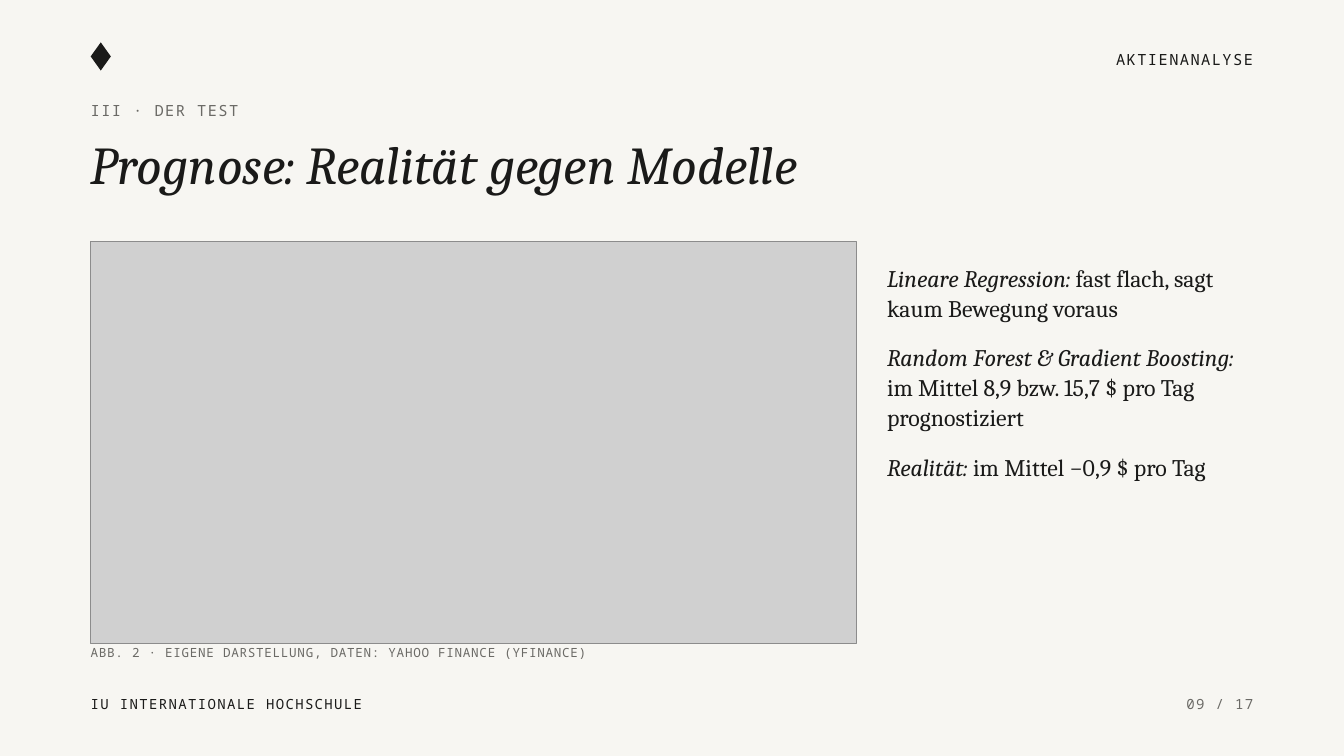
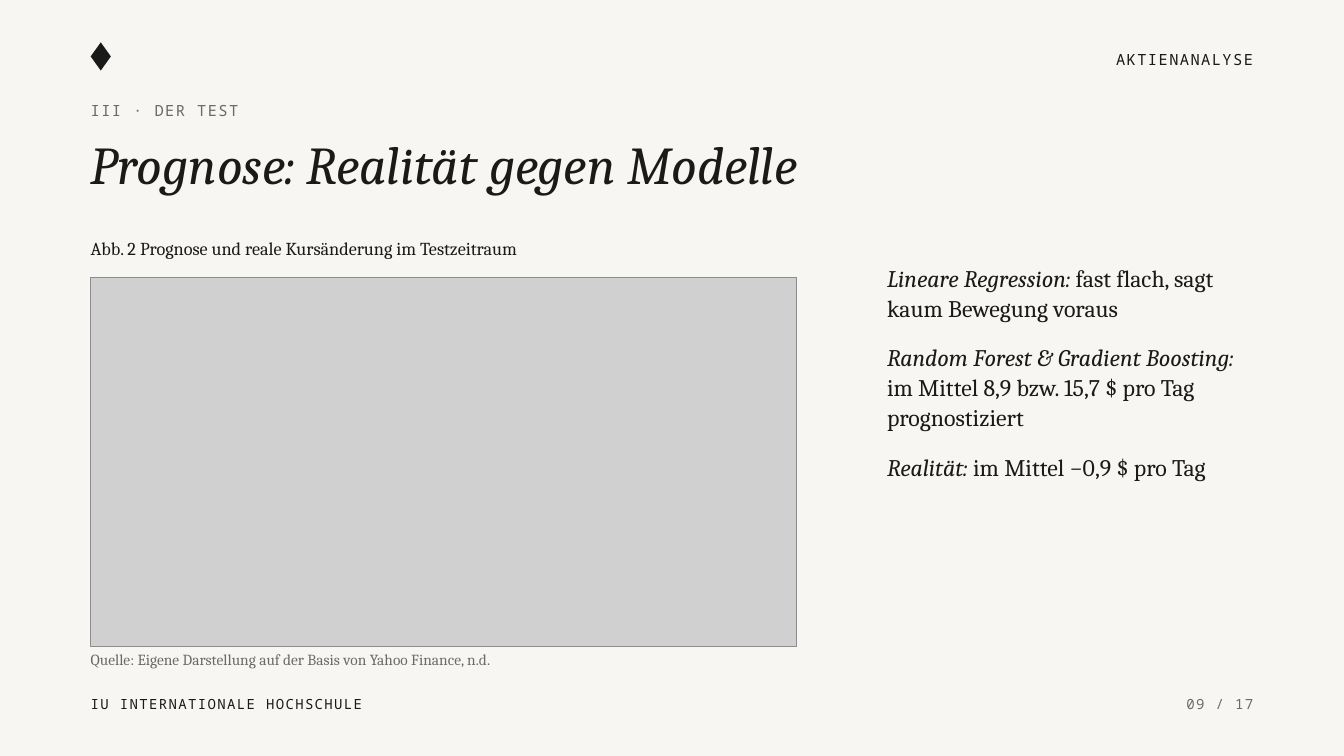
Before and after one commit to KonstantinosLamprou/stockanalysis, a slide deck: slide 9 of presentation/Aktienanalyse_Praesentation.pptx. Drawn at 1344x756 pixels with LibreOffice and Linux fonts; fonts in the diff are those of the drawing; grey boxes stand for pictures. Boxes give left, top, right and bottom in pixels: in the first picture for what was removed or moved away, otherwise in the second. Text is boxed around its words. In the diff, an @@ line names an element or a change of style, - is before the commit and + after.

```diff
--- a/presentation/Aktienanalyse_Praesentation.pptx
+++ b/presentation/Aktienanalyse_Praesentation.pptx
@@ text added at [91,242,517,259], 13 pt, text #1A1A19 @@
+Abb. 2 Prognose und reale Kursänderung im Testzeitraum
@@ picture: place and size @@
-picture at [91,242,857,643]
+picture at [91,277,797,647]
@@ text at [91,654,490,669]: text changed; size 9 to 11 pt; font Noto Sans Mono to Cambria @@
-ABB. 2 · EIGENE DARSTELLUNG, DATEN: YAHOO FINANCE (YFINANCE)
+Quelle: Eigene Darstellung auf der Basis von Yahoo Finance, n.d.
```
Also in this commit, not shown: 8 other slides changed, 2 other files.
